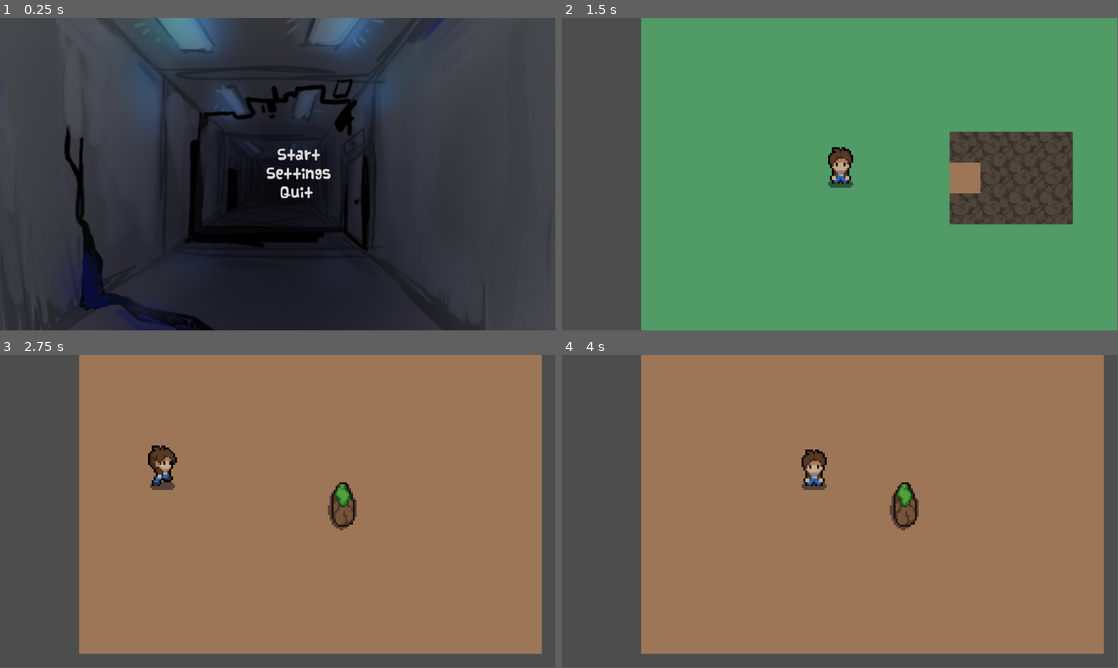
Above: before the commit, frames 1-4 (two rows, left to right).
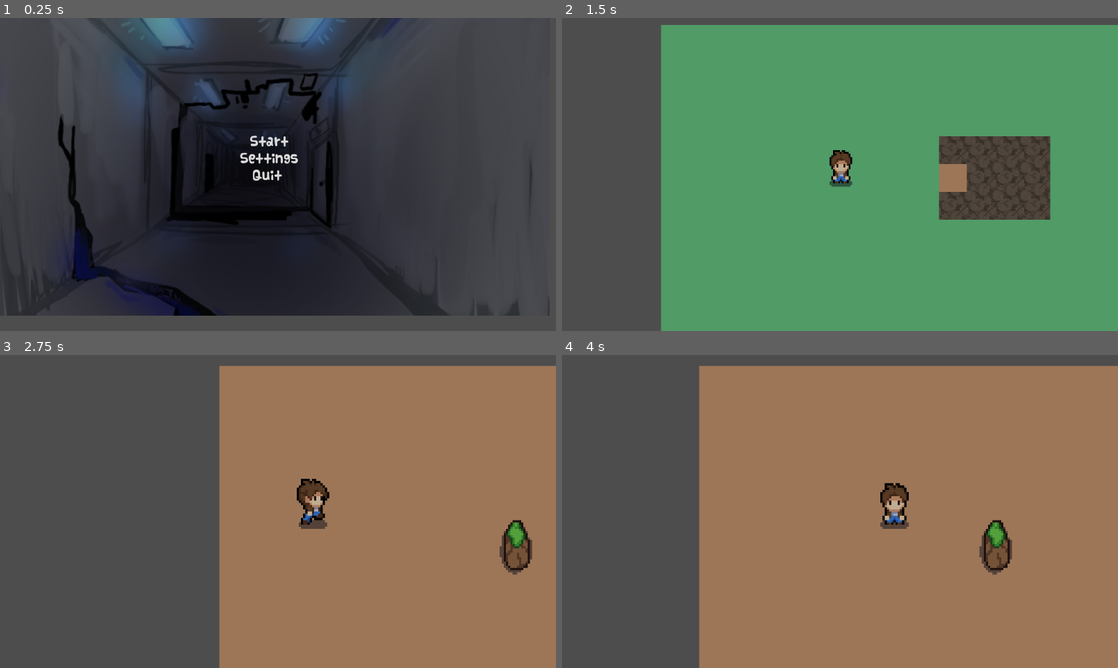
Above: after the commit, the same moments.

Repository: Rattle-Knight/Lab-Fracture
Game: Godot game, scene res://main menu.tscn
The game is run twice, just before and just after one commit, with the same random seed, the same clock (stepped at 60 frames per second) and the same inputs.
Inputs (mouse positions are in pixels of both pictures, inside the frame that each line leads up to):
- Up to frame 1 (0.25 s): no input
- Up to frame 2 (1.5 s): click "Settings" at 0.5 s; click "Start" at 1.25 s
- Up to frame 3 (2.75 s): move the mouse to (400, 495) at 2.02 s; hold D (right) from 2.03 s (still down); hold E (e) from 2.03 s (still down); click (400, 495) at 2.17 s
- Up to frame 4 (4 s): release D (right) at 2.75 s; release E (e) at 2.75 s; drag from (728, 527) to (906, 508) at 2.77 s; move the mouse to (895, 442) at 3.52 s; hold D (right) from 3.53 s (still down); hold E (e) from 3.53 s (still down)
In our replay, the window is 799x449 before the commit and 800x450 after it. These sizes can differ from the game's own. Grey fills any space a smaller window leaves; there, only what the larger window draws over its background counts as a difference.

The runs differ from the first frame. In frame 1, 18% of the frame differs, in the area x 0-88%, y 0-100%; in frame 2, 8.5%; in frame 3, 33%, in the area x 0-100%, y 0-100%; in frame 4, 20%.

Commit message:
a rlly bad pause menu

Diff:
--- /dev/null
+++ b/default_bus_layout.tres
@@ -0,0 +1,9 @@
+[gd_resource type="AudioBusLayout" format=3 uid="uid://bm3muetqhm7hb"]
+
+[resource]
+bus/1/name = &"Music"
+bus/1/solo = false
+bus/1/mute = false
+bus/1/bypass_fx = false
+bus/1/volume_db = 0.0
+bus/1/send = &"Master"
--- a/project.godot
+++ b/project.godot
@@ -18,6 +18,14 @@
 [autoload]
 
 InteractionManager="*res://interaction/InteractionManager.tscn"
+Settings="*res://scenes/settings.tscn"
+PauseMenu="*res://scenes/pause_menu.tscn"
+
+[display]
+
+window/size/viewport_width=1280
+window/size/viewport_height=720
+window/stretch/mode="viewport"
 
 [input]
 
@@ -51,6 +59,11 @@
 "events": [Object(InputEventKey,"resource_local_to_scene":false,"resource_name":"","device":-1,"window_id":0,"alt_pressed":false,"shift_pressed":false,"ctrl_pressed":false,"meta_pressed":false,"pressed":false,"keycode":0,"physical_keycode":69,"key_label":0,"unicode":101,"echo":false,"script":null)
 ]
 }
+pause={
+"deadzone": 0.5,
+"events": [Object(InputEventKey,"resource_local_to_scene":false,"resource_name":"","device":-1,"window_id":0,"alt_pressed":false,"shift_pressed":false,"ctrl_pressed":false,"meta_pressed":false,"pressed":false,"keycode":0,"physical_keycode":4194305,"key_label":0,"unicode":0,"echo":false,"script":null)
+]
+}
 
 [layer_names]
 
--- a/scenes/inside.tscn
+++ b/scenes/inside.tscn
@@ -1,8 +1,9 @@
-[gd_scene load_steps=7 format=3 uid="uid://dwpfuwgciayce"]
+[gd_scene load_steps=8 format=3 uid="uid://dwpfuwgciayce"]
 
 [ext_resource type="Texture2D" uid="uid://byoru5334wfso" path="res://sprites/mystic_woods_free_2.2/sprites/plains.png" id="1_vnfv3"]
 [ext_resource type="PackedScene" uid="uid://c1he760tjlv4h" path="res://scenes/player.tscn" id="2_wemsb"]
 [ext_resource type="PackedScene" uid="uid://b75gkpgrxiudu" path="res://interaction/interaction area/interaction_area.tscn" id="3_c5vpb"]
+[ext_resource type="PackedScene" uid="uid://oqx6igmbrk4n" path="res://scenes/pause_menu.tscn" id="4_v8crq"]
 
 [sub_resource type="TileSetAtlasSource" id="TileSetAtlasSource_v3rn6"]
 texture = ExtResource("1_vnfv3")
@@ -239,9 +240,19 @@
 [node name="player" parent="." instance=ExtResource("2_wemsb")]
 position = Vector2(26, 71)
 
-[node name="Camera2D" type="Camera2D" parent="."]
-position = Vector2(103, 86)
-zoom = Vector2(4, 4)
+[node name="Camera2D" type="Camera2D" parent="player"]
+position = Vector2(1, -4)
+zoom = Vector2(5, 5)
+drag_horizontal_enabled = true
+drag_vertical_enabled = true
+
+[node name="CanvasLayer" type="CanvasLayer" parent="player/Camera2D"]
+
+[node name="pause menu" parent="player/Camera2D/CanvasLayer" instance=ExtResource("4_v8crq")]
+offset_left = 123.0
+offset_top = 77.0
+offset_right = 123.0
+offset_bottom = 77.0
 
 [node name="InteractionArea" parent="." instance=ExtResource("3_c5vpb")]
 
--- a/scenes/outside.tscn
+++ b/scenes/outside.tscn
@@ -1,9 +1,10 @@
-[gd_scene load_steps=9 format=3 uid="uid://dt2x2np7ncofv"]
+[gd_scene load_steps=10 format=3 uid="uid://dt2x2np7ncofv"]
 
 [ext_resource type="Texture2D" uid="uid://byoru5334wfso" path="res://sprites/mystic_woods_free_2.2/sprites/plains.png" id="1_5pxrp"]
 [ext_resource type="Texture2D" uid="uid://dhthfx01lw4fp" path="res://sprites/mystic_woods_free_2.2/sprites/grass.png" id="2_67x21"]
 [ext_resource type="PackedScene" uid="uid://c1he760tjlv4h" path="res://scenes/player.tscn" id="3_7kbte"]
 [ext_resource type="PackedScene" uid="uid://dicvig52wy4e7" path="res://scenes/scene_change.tscn" id="4_dajny"]
+[ext_resource type="PackedScene" uid="uid://oqx6igmbrk4n" path="res://scenes/pause_menu.tscn" id="5_ha6km"]
 
 [sub_resource type="TileSetAtlasSource" id="TileSetAtlasSource_itj67"]
 texture = ExtResource("1_5pxrp")
@@ -97,9 +98,17 @@
 [node name="player" parent="." instance=ExtResource("3_7kbte")]
 position = Vector2(103, 89)
 
-[node name="Camera2D" type="Camera2D" parent="."]
-position = Vector2(103, 86)
+[node name="Camera2D" type="Camera2D" parent="player"]
+position = Vector2(0, -3)
 zoom = Vector2(4, 4)
+
+[node name="CanvasLayer" type="CanvasLayer" parent="player/Camera2D"]
+
+[node name="pause menu" parent="player/Camera2D/CanvasLayer" instance=ExtResource("5_ha6km")]
+offset_left = 151.0
+offset_top = 99.0
+offset_right = 151.0
+offset_bottom = 99.0
 
 [node name="sceneChange" parent="." instance=ExtResource("4_dajny")]
 position = Vector2(168, 88)
--- /dev/null
+++ b/scenes/pause_menu.tscn
@@ -0,0 +1,67 @@
+[gd_scene load_steps=4 format=3 uid="uid://oqx6igmbrk4n"]
+
+[ext_resource type="FontFile" uid="uid://co4seb7vxpbow" path="res://font/Vanilla.ttf" id="1_28kw1"]
+[ext_resource type="Script" path="res://scripts/pause_menu.gd" id="1_ei3hl"]
+[ext_resource type="PackedScene" uid="uid://0xc872strf25" path="res://scenes/settings.tscn" id="3_l4gn3"]
+
+[node name="pause menu" type="Control"]
+process_mode = 3
+visible = false
+layout_mode = 3
+anchors_preset = 15
+anchor_right = 1.0
+anchor_bottom = 1.0
+grow_horizontal = 2
+grow_vertical = 2
+script = ExtResource("1_ei3hl")
+
+[node name="ColorRect" type="ColorRect" parent="."]
+layout_mode = 1
+anchors_preset = 15
+anchor_right = 1.0
+anchor_bottom = 1.0
+grow_horizontal = 2
+grow_vertical = 2
+color = Color(1, 1, 1, 0.345098)
+
+[node name="MarginContainer" type="MarginContainer" parent="."]
+layout_mode = 1
+anchors_preset = 8
+anchor_left = 0.5
+anchor_top = 0.5
+anchor_right = 0.5
+anchor_bottom = 0.5
+offset_left = -77.5
+offset_top = -50.5
+offset_right = 77.5
+offset_bottom = 50.5
+grow_horizontal = 2
+grow_vertical = 2
+
+[node name="VBoxContainer" type="VBoxContainer" parent="MarginContainer"]
+layout_mode = 2
+size_flags_horizontal = 4
+
+[node name="Button" type="Button" parent="MarginContainer/VBoxContainer"]
+layout_mode = 2
+theme_override_fonts/font = ExtResource("1_28kw1")
+theme_override_font_sizes/font_size = 20
+text = "Resume"
+
+[node name="Button2" type="Button" parent="MarginContainer/VBoxContainer"]
+layout_mode = 2
+theme_override_fonts/font = ExtResource("1_28kw1")
+text = "Settings"
+
+[node name="Button3" type="Button" parent="MarginContainer/VBoxContainer"]
+layout_mode = 2
+theme_override_fonts/font = ExtResource("1_28kw1")
+text = "Quit"
+
+[node name="settings" parent="." instance=ExtResource("3_l4gn3")]
+visible = true
+layout_mode = 1
+
+[connection signal="pressed" from="MarginContainer/VBoxContainer/Button" to="." method="_on_resume_pressed"]
+[connection signal="pressed" from="MarginContainer/VBoxContainer/Button2" to="." method="_on_settings_pressed"]
+[connection signal="pressed" from="MarginContainer/VBoxContainer/Button3" to="." method="_on_quit_pressed"]
--- /dev/null
+++ b/scenes/settings.tscn
@@ -0,0 +1,70 @@
+[gd_scene load_steps=3 format=3 uid="uid://0xc872strf25"]
+
+[ext_resource type="Script" path="res://scripts/settings.gd" id="1_i0wle"]
+[ext_resource type="FontFile" uid="uid://co4seb7vxpbow" path="res://font/Vanilla.ttf" id="2_gpeme"]
+
+[node name="settings" type="Control"]
+visible = false
+layout_mode = 3
+anchors_preset = 15
+anchor_right = 1.0
+anchor_bottom = 1.0
+grow_horizontal = 2
+grow_vertical = 2
+script = ExtResource("1_i0wle")
+
+[node name="MarginContainer" type="MarginContainer" parent="."]
+layout_mode = 1
+anchors_preset = 6
+anchor_left = 1.0
+anchor_top = 0.5
+anchor_right = 1.0
+anchor_bottom = 0.5
+offset_left = -373.0
+offset_top = -143.0
+offset_right = -89.0
+offset_bottom = 144.0
+grow_horizontal = 0
+grow_vertical = 2
+
+[node name="VBoxContainer" type="VBoxContainer" parent="MarginContainer"]
+layout_mode = 2
+theme_override_constants/separation = 25
+
+[node name="Master Volume" type="Label" parent="MarginContainer/VBoxContainer"]
+layout_mode = 2
+theme_override_fonts/font = ExtResource("2_gpeme")
+theme_override_font_sizes/font_size = 30
+text = "Master Volume"
+
+[node name="Volume" type="HSlider" parent="MarginContainer/VBoxContainer"]
+layout_mode = 2
+
+[node name="Music" type="Label" parent="MarginContainer/VBoxContainer"]
+layout_mode = 2
+theme_override_fonts/font = ExtResource("2_gpeme")
+theme_override_font_sizes/font_size = 30
+text = "Music"
+
+[node name="HSlider" type="HSlider" parent="MarginContainer/VBoxContainer"]
+layout_mode = 2
+
+[node name="Label" type="Label" parent="MarginContainer/VBoxContainer"]
+layout_mode = 2
+theme_override_fonts/font = ExtResource("2_gpeme")
+theme_override_font_sizes/font_size = 30
+text = "Resolution"
+
+[node name="OptionButton" type="OptionButton" parent="MarginContainer/VBoxContainer"]
+layout_mode = 2
+item_count = 3
+popup/item_0/text = "1920 x 1080"
+popup/item_0/id = 0
+popup/item_1/text = "1600 x 1900"
+popup/item_1/id = 1
+popup/item_2/text = "1280 x 720"
+popup/item_2/id = 2
+
+[connection signal="value_changed" from="MarginContainer/VBoxContainer/Volume" to="." method="_on_volume_value_changed"]
+[connection signal="value_changed" from="MarginContainer/VBoxContainer/HSlider" to="." method="_on_h_slider_value_changed"]
+[connection signal="item_selected" from="MarginContainer/VBoxContainer/OptionButton" to="." method="_on_option_button_item_selected"]
--- /dev/null
+++ b/scripts/pause_menu.gd
@@ -0,0 +1,25 @@
+extends Control
+
+var _is_paused:bool = false:
+	set = set_paused
+
+func _unhandled_input(event: InputEvent) -> void:
+	if event .is_action_pressed("pause"):
+		_is_paused =  !_is_paused
+
+func set_paused(value:bool) ->void:
+	_is_paused = value
+	get_tree().paused = _is_paused
+	visible = _is_paused
+
+
+func _on_resume_pressed():
+	_is_paused = false
+
+
+func _on_settings_pressed():
+	pass # Replace with function body.
+
+
+func _on_quit_pressed():
+	get_tree().quit()
--- /dev/null
+++ b/scripts/settings.gd
@@ -0,0 +1,19 @@
+extends Control
+
+
+
+
+func _on_volume_value_changed(value):
+	AudioServer.set_bus_volume_db(0, value)
+
+func _on_h_slider_value_changed(value):
+	AudioServer.set_bus_volume_db(1, value)
+
+func _on_option_button_item_selected(index):
+	match index:
+		0:
+			DisplayServer.window_set_size(Vector2i(1920, 1080))
+		1:
+			DisplayServer.window_set_size(Vector2i(1600, 900))
+		2:
+			DisplayServer.window_set_size(Vector2i(1280, 720))
